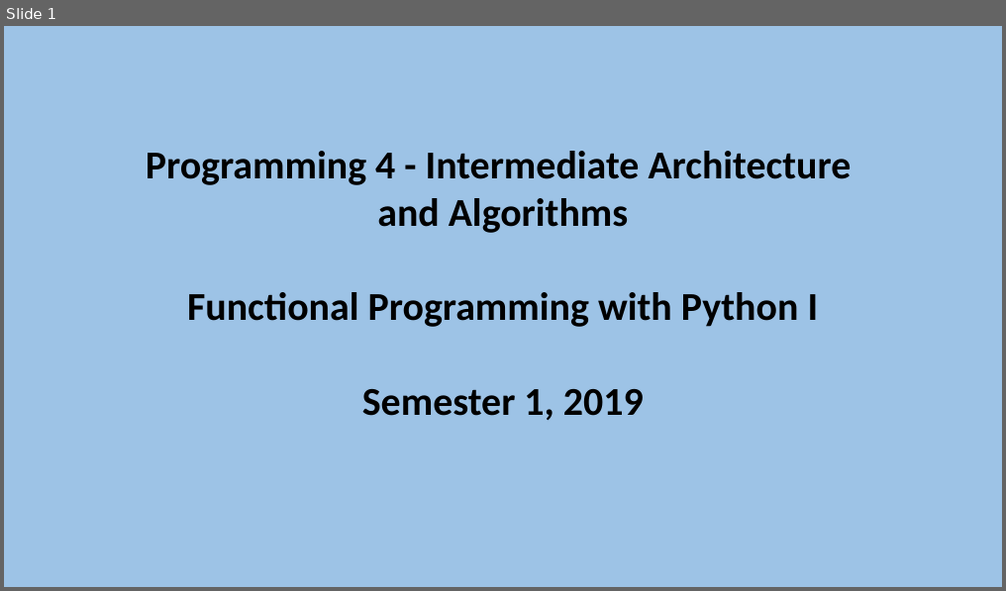
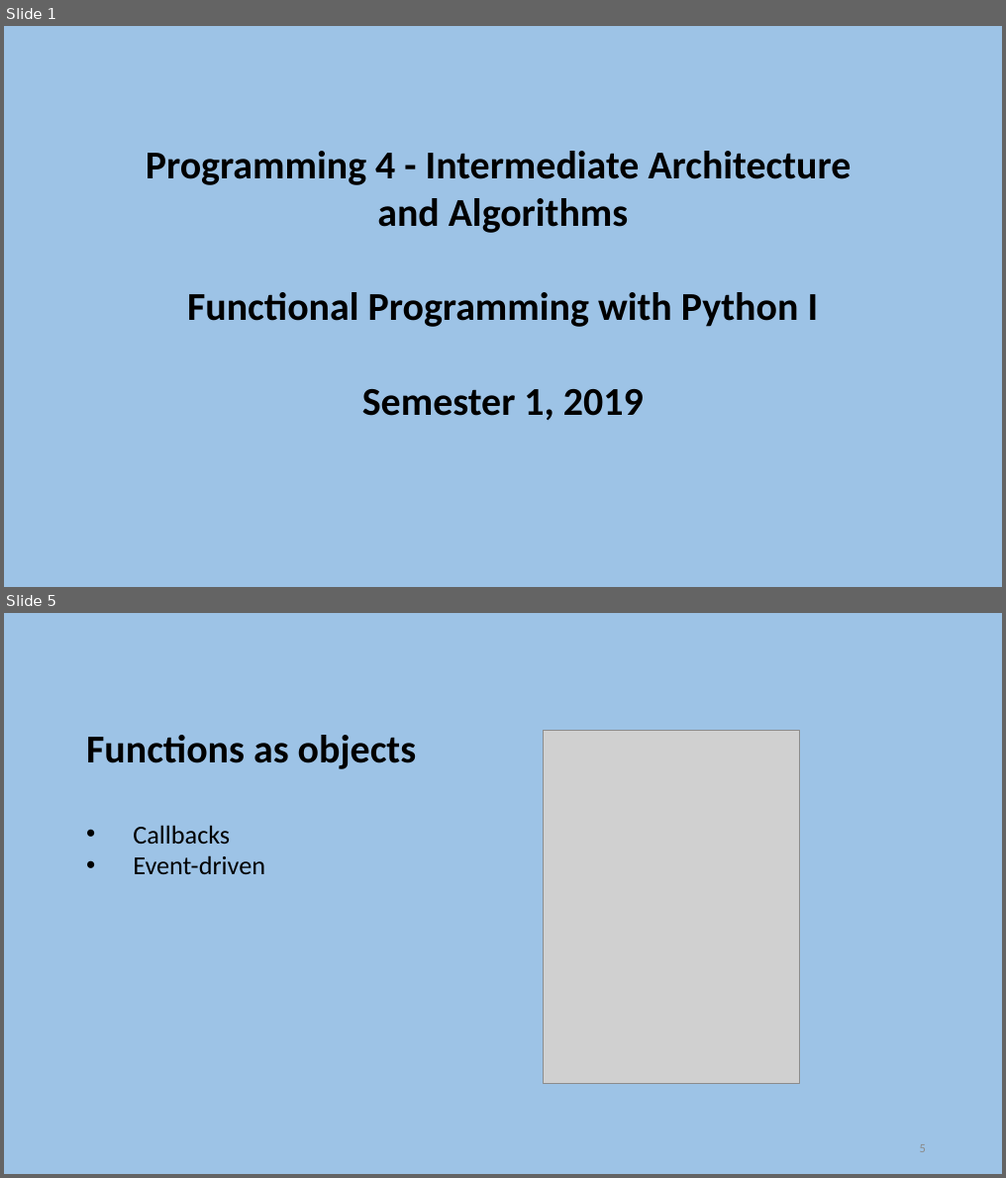
Before and after one commit to szetko/course-materials, a slide deck: Programming 4/Week 12/S1. Functional Programming with Python I.pptx. Shown one above the other, each under a label of ours: slide 1 before the commit, slides 1 and 5 after it; the slides between them are not shown. The pictures are 1006x591 and 1006x1178 pixels, drawn with LibreOffice and Linux fonts; fonts in the diff are those of the drawing; grey boxes stand for pictures. Boxes give left, top, right and bottom in pixels: in the first picture for what was removed or moved away, otherwise in the second. Text is boxed around its words. In the diff, an @@ line names an element or a change of style, - is before the commit and + after.

```diff
--- a/Programming 4/Week 12/S1. Functional Programming with Python I.pptx
+++ b/Programming 4/Week 12/S1. Functional Programming with Python I.pptx
@@ slide 5 added at box(4, 613, 1002, 1174), background #9DC3E6 @@
@@ picture added at box(543, 730, 800, 1083) @@
@@ text added at box(86, 735, 417, 874), 25 pt, text #000000 @@
+Functions as objects
+    • Callbacks
+    • Event-driven
@@ page number added at box(920, 1145, 926, 1153), 12 pt, text #8C8C8C @@
+5
```
Also in this commit, not shown: 13 other slides added, 4 other files.
